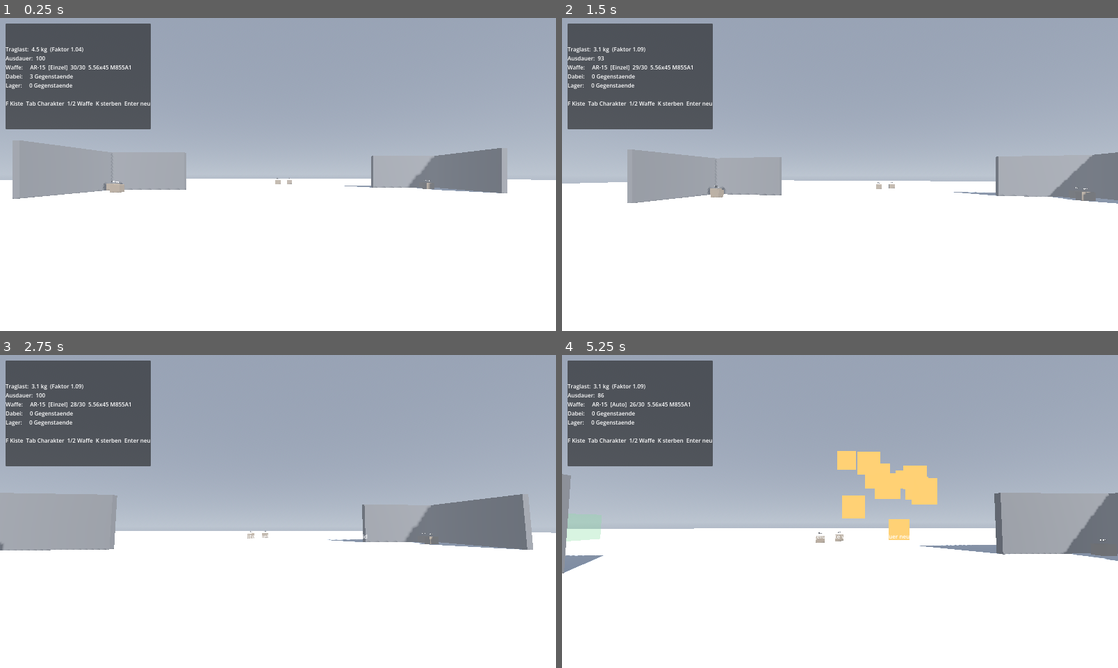
Above: before the commit, frames 1-4 (two rows, left to right).
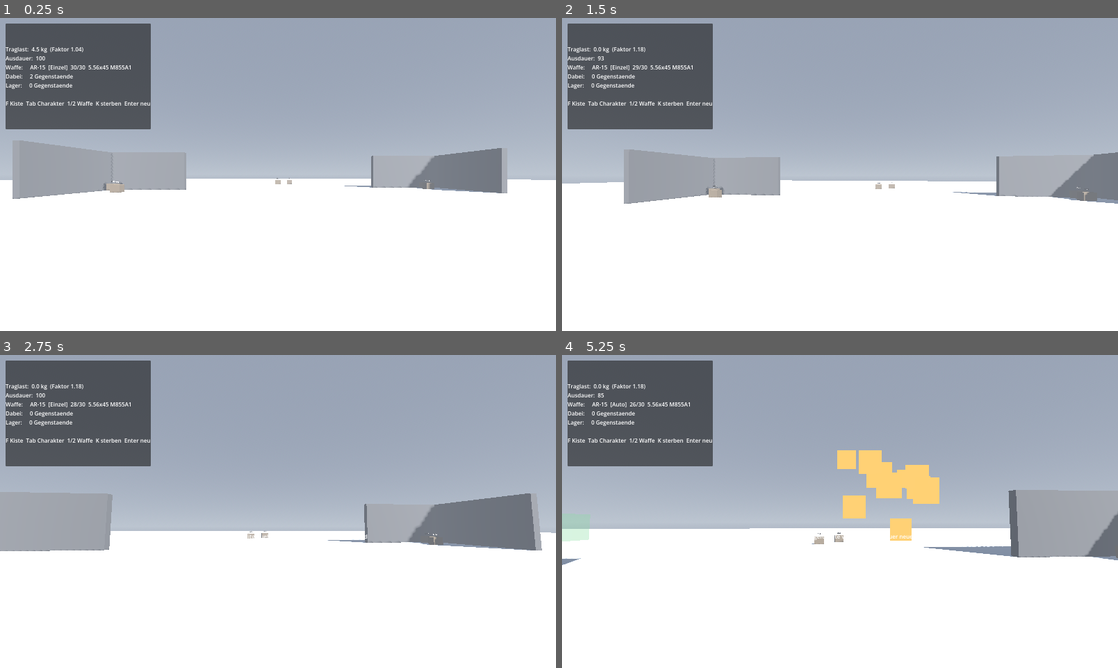
Above: after the commit, the same moments.

Repository: Saturn-Owner/Extraction-Shooter
Game: Godot game, scene res://scenes/levels/raid_eisstadt.tscn
The game is run twice, just before and just after one commit, with the same random seed, the same clock (stepped at 60 frames per second) and the same inputs.
Inputs (mouse positions are in pixels of both pictures, inside the frame that each line leads up to):
- Up to frame 1 (0.25 s): no input
- Up to frame 2 (1.5 s): tap Enter at 0.5 s; move the mouse to (867, 174) at 0.52 s; hold W (move_forward) from 0.53 s (still down); tap K at 0.6 s; click (867, 174) at 0.67 s; tap Space (jump) at 0.77 s; move the mouse to (812, 174) at 1.27 s; tap Ctrl (crouch) at 1.35 s
- Up to frame 3 (2.75 s): keep holding W (move_forward); tap Space (jump) at 1.52 s; tap K at 1.55, 2.3 s; move the mouse to (289, 505) at 2.02 s; press the mouse at (289, 505) at 2.03 s
- Up to frame 4 (5.25 s): keep holding W (move_forward); move the mouse to (834, 517) at 2.77 s; release the mouse at (834, 517) at 2.78 s; tap B (fire_mode) at 2.85 s; click (834, 517) at 2.92 s; tap Space (jump) at 3.02, 3.77, 4.52 s; tap K at 3.05, 3.8, 4.35 s; move the mouse to (878, 514) at 3.52 s; hold Shift (sprint) 3.53-4.28 s; move the mouse to (795, 508) at 4.27 s; move the mouse to (845, 511) at 5.02 s; tap F at 5.1 s; click (845, 511) at 5.17 s

The runs differ from the first frame. In frame 1, less than 0.1% of the frame differs, in the area x 5-6%, y 18-20%; in frame 2, 0.3%; in frame 3, 0.9%; in frame 4, 2.9%, in the area x 0-100%, y 9-70%.

Commit message:
Taschen auf 6x2, und Waffen kommen direkt an den Koerper
Zwoelf Felder statt sechzehn, auf Lucas' Wunsch. Ein Sturmgewehr belegt
davon zehn - es passt hinein, aber danach ist praktisch nichts mehr
uebrig.

DREI FEHLER, DIE DABEI HOCHKAMEN

1. Die Pistole aus der Startausruestung verschwand.

   Die Waffen liefen ueber das Raster und wanderten von dort auf den
   Waffenplatz. Bei zwoelf Feldern belegte das Gewehr zehn, und fuer die
   Pistole war beim Austeilen kein Platz mehr - obwohl das Gewehr eine
   Zeile spaeter ohnehin an den Koerper gewandert waere. Waffen gehen
   jetzt direkt auf die Waffenplaetze.

2. Die Sekundaerwaffe kam bei der Extraction nie im Lager an.

   Gesichert wurde nur, was im Raster lag, plus die Waffe IN DER HAND.
   Alles andere am Koerper fiel durch: Der Spieler ueberlebte, seine
   zweite Waffe nicht. Genau der stille Verlust, den diese Funktion
   verhindern soll.

3. Nach dem Tod blieb alles am Koerper erhalten.

   Geleert wurden Raster und Hand, nicht die Ausruestungsplaetze. Damit
   ueberlebten ausgerechnet Waffen und Ruestung den Tod - "Tod = alles
   weg" waere eine leere Drohung gewesen.

Fehler 2 und 3 stecken seit den Waffenplaetzen drin (82ca250) und waren
bisher unauffaellig, weil Waffen meist im Raster lagen. Mit zwoelf
Feldern liegen sie fast nur noch am Koerper - dann trifft es jeden Raid.
Beide haben jetzt eigene Pruefungen.

Beim Ausraeumen ins Lager wird Platz fuer Platz vorgegangen statt
pauschal geleert: Was nicht ins Lager passt, bleibt am Koerper, statt
vernichtet zu werden.

Geprueft: Gewehr auf Platz 1, Pistole auf Platz 2, beide Munitionssorten
im Raster, 10 von 12 Feldern frei.

Co-Authored-By: Claude Opus 4.8 <noreply@anthropic.com>

Diff:
--- a/scenes/ui/character_window.tscn
+++ b/scenes/ui/character_window.tscn
@@ -109,7 +109,7 @@
 theme_override_font_sizes/font_size = 11
 
 [node name="Raster" type="Control" parent="Layout/Inhalt/Mitte/Inventar"]
-custom_minimum_size = Vector2(140, 460)
+custom_minimum_size = Vector2(350, 130)
 mouse_filter = 1
 script = ExtResource("2_grid_view")
 
--- a/scenes/ui/loot_window.tscn
+++ b/scenes/ui/loot_window.tscn
@@ -84,7 +84,7 @@
 theme_override_colors/font_color = Color(0.62, 0.66, 0.7, 1)
 
 [node name="PlayerView" type="Control" parent="Layout/Columns/Right"]
-custom_minimum_size = Vector2(140, 460)
+custom_minimum_size = Vector2(350, 130)
 mouse_filter = 1
 script = ExtResource("2_grid_view")
 
--- a/scripts/levels/raid_level.gd
+++ b/scripts/levels/raid_level.gd
@@ -63,25 +63,31 @@
 
 func _give_starting_kit() -> void:
 	for entry in STARTING_KIT:
+		var data := ItemRegistry.get_item(entry.id)
+
+		# Waffen kommen direkt an den Koerper, nicht ueber das Raster.
+		#
+		# Frueher liefen sie durch das Inventar und wanderten von dort auf den
+		# Waffenplatz. Seit die Taschen nur noch zwoelf Felder haben, ging die
+		# Pistole dabei still verloren: Das Gewehr belegte zehn davon, und fuer
+		# die Pistole war beim Austeilen kein Platz mehr — obwohl das Gewehr
+		# eine Zeile spaeter ohnehin an den Koerper gewandert waere.
+		if data != null and data.category == ItemData.Category.WEAPON:
+			for i in entry.count:
+				if not _player.assign_weapon(ItemStack.create(entry.id, 1)):
+					push_error("[Raid] Kein Waffenplatz frei fuer %s" % entry.id)
+			continue
+
 		if not _player.inventory.add(entry.id, entry.count):
-			# Nicht stillschweigend schlucken: Ein fehlendes Gewehr faellt
-			# sonst erst auf, wenn jemand im Raid danach sucht.
+			# Nicht stillschweigend schlucken: Fehlende Munition faellt sonst
+			# erst auf, wenn jemand im Raid nachladen will.
 			push_error("[Raid] Startausruestung passt nicht ins Inventar: %s" % entry.id)
 
-	# Gezielt das Gewehr in die Hand nehmen, nicht "irgendeine" Waffe.
-	# get_carried_weapons() garantiert keine Reihenfolge — sobald sich die
-	# Ausruestung aendert, haette man sonst zufaellig die Pistole.
-	var weapons := _player.inventory.get_carried_weapons()
-	var chosen: ItemStack = null
-	for stack in weapons:
-		if stack.item_id == &"weapon_rifle_ar15":
-			chosen = stack
-			break
-	if chosen == null and not weapons.is_empty():
-		chosen = weapons[0]
-
-	if chosen != null:
-		_player.equip_from_inventory(chosen)
+	# Gezielt das Gewehr in die Hand, nicht die zuletzt angelegte Waffe.
+	# assign_weapon() nimmt jede neue Waffe in die Hand — sonst stuende man
+	# mit der Pistole da, nur weil sie in der Liste weiter unten steht.
+	if not _player.select_weapon_slot(ItemData.EquipSlot.PRIMARY):
+		_player.select_weapon_slot(ItemData.EquipSlot.SECONDARY)
 
 
 func _on_window_opened() -> void:
--- a/scripts/player/player_inventory.gd
+++ b/scripts/player/player_inventory.gd
@@ -22,7 +22,7 @@
 
 ## Grösse des Rasters, das man OHNE Ausrüstung hat — die eigenen Taschen.
 ##
-## 16 Felder sind wenig, und das ist der Punkt: Ohne Weste und Rucksack soll
+## 12 Felder sind wenig, und das ist der Punkt: Ohne Weste und Rucksack soll
 ## man kaum etwas mittragen können. Wer mehr will, muss Ausrüstung finden und
 ## anziehen. Das ist die Entscheidung, die ein Extraction-Shooter braucht —
 ## bei 80 Feldern von Anfang an gäbe es sie nicht.
@@ -31,11 +31,11 @@
 ## sein eigenes Innenraster mitbringen; dann wird das hier der nackte
 ## Grundstock, auf den beides addiert wird.
 ##
-## ACHTUNG: Ein Sturmgewehr (5x2) passt nur noch QUER hinein und füllt dann
-## fünf der acht Reihen. Das ist Absicht, aber es heisst auch: Wer zwei
-## Gewehre einpacken will, braucht die Waffenplätze.
-@export var grid_width: int = 2
-@export var grid_height: int = 8
+## ACHTUNG: Ein Sturmgewehr (5x2) belegt zehn dieser zwölf Felder. Es passt
+## also hinein, aber danach ist praktisch nichts mehr übrig. Wer eine zweite
+## Waffe mitnehmen will, braucht die Waffenplätze, nicht die Taschen.
+@export var grid_width: int = 6
+@export var grid_height: int = 2
 
 var grid: InventoryGrid
 
--- a/scripts/raid/raid_manager.gd
+++ b/scripts/raid/raid_manager.gd
@@ -75,8 +75,10 @@
 	if _player == null or _player.inventory == null:
 		return 0
 	var count := _player.inventory.grid.get_item_count()
-	if _player.inventory.equipped_weapon != null:
-		count += 1
+	# Was am Koerper haengt, wird mitgenommen und zaehlt mit — sonst meldet
+	# die Statistik, man sei mit leeren Haenden losgezogen.
+	if _player.equipment != null:
+		count += _player.equipment.get_all_items().size()
 	return count
 
 
@@ -107,6 +109,13 @@
 			_player.inventory.grid_height
 		)
 		_player.inventory.equipped_weapon = null
+
+		# Auch alles am Koerper. Ohne das ueberleben genau die Sachen den Tod,
+		# die man am Koerper traegt — also Waffen und Ruestung, das Wertvollste.
+		# "Tod = alles weg" waere dann eine leere Drohung.
+		if _player.equipment != null:
+			_player.equipment.clear()
+
 		_player.inventory.changed.emit()
 
 	raid_ended.emit(false, 0)
@@ -130,11 +139,27 @@
 	# stiller Verlust, den niemand bemerkt.
 	_player.unload_weapon()
 
-	# Die Waffe in der Hand zuerst — sie ist meist das Wertvollste.
-	if inventory.equipped_weapon != null:
-		if stash.add_item(inventory.equipped_weapon):
-			inventory.equipped_weapon = null
+	# Alles am Koerper zuerst — Waffen und Ruestung sind meist das Wertvollste.
+	#
+	# Frueher stand hier nur die Waffe IN DER HAND. Die zweite Waffe steckte
+	# im Waffenplatz und kam nie im Lager an: Sie ueberlebte den Raid nicht,
+	# obwohl der Spieler heil rauskam. Genau der Verlust, den diese Funktion
+	# verhindern soll.
+	if _player.equipment != null:
+		# Platz fuer Platz statt clear(): Was nicht ins Lager passt, MUSS am
+		# Koerper bleiben. Ein pauschales Leeren wuerde genau die Gegenstaende
+		# vernichten, die gerade nicht untergekommen sind.
+		for slot in Equipment.SLOT_ORDER:
+			var worn := _player.equipment.get_item(slot)
+			if worn == null:
+				continue
+			if not stash.add_item(worn):
+				push_warning("[RaidManager] Lager voll — %s bleibt am Koerper" % worn.item_id)
+				continue
+			_player.equipment.unequip(slot)
 			secured += 1
+
+	inventory.equipped_weapon = null
 
 	for item in inventory.grid.get_all_stacks():
 		if stash.add_item(item):
--- a/tests/verify_loadout.gd
+++ b/tests/verify_loadout.gd
@@ -57,6 +57,13 @@
 
 	var packed: PackedScene = load("res://scenes/player/player.tscn")
 	var player: PlayerController = packed.instantiate()
+
+	# Grosses Raster: Hier geht es um die Waffenplaetze, nicht um Platzmangel.
+	# In den nackten Taschen (6x2) liegen schon zwei Waffen nicht nebeneinander.
+	var inventory: PlayerInventory = player.get_node("Inventory")
+	inventory.grid_width = 10
+	inventory.grid_height = 8
+
 	root.add_child(player)
 	await process_frame
 
--- a/tests/verify_raid.gd
+++ b/tests/verify_raid.gd
@@ -495,11 +495,25 @@
 	var script: GDScript = level.get_script()
 	var kit: Array = script.get("STARTING_KIT")
 
-	# Eine Waffe liegt in der Hand, also einen Eintrag weniger im Raster.
-	var expected: int = kit.size() - 1
+	# Waffen haengen am Koerper, alles andere liegt im Raster. Nichts darf
+	# beim Austeilen verschwinden — genau das ist passiert, als die Taschen
+	# auf zwoelf Felder schrumpften und die Pistole keinen Platz mehr fand.
+	var expected_grid := 0
+	var expected_weapons := 0
+	for entry in kit:
+		var data := ItemRegistry.get_item(entry.id)
+		if data != null and data.category == ItemData.Category.WEAPON:
+			expected_weapons += int(entry.count)
+		else:
+			expected_grid += 1
+
 	var actual := player.inventory.grid.get_item_count()
-	_check(actual == expected,
-		"komplette Startausruestung passt ins Raster (%d von %d)" % [actual, expected])
+	_check(actual == expected_grid,
+		"alles Nichtwaffliche liegt im Raster (%d von %d)" % [actual, expected_grid])
+
+	var worn := player.equipment.get_all_items().size()
+	_check(worn == expected_weapons,
+		"und jede Waffe haengt am Koerper (%d von %d)" % [worn, expected_weapons])
 
 	# Gezielt das Gewehr, nicht irgendeine Waffe.
 	var equipped := player.inventory.equipped_weapon
@@ -670,6 +684,24 @@
 		"auch die gefuehrte Waffe ist im Lager")
 	_check(player.inventory.grid.get_item_count() == 0, "der Spieler traegt nichts mehr")
 	_check(player.inventory.equipped_weapon == null, "und hat keine Waffe mehr in der Hand")
+	_check(player.equipment.get_all_items().is_empty(),
+		"und nichts mehr am Koerper")
+
+	# Die ZWEITE Waffe steckt im Waffenplatz und nie in der Hand. Sie kam
+	# frueher nicht im Lager an: Der Spieler ueberlebte, seine Sekundaerwaffe
+	# nicht.
+	var second := _make_player()
+	await process_frame
+	var second_raid := _make_raid(second)
+	second.assign_weapon(ItemStack.create(&"weapon_rifle_ar15", 1))
+	second.assign_weapon(ItemStack.create(&"weapon_pistol_g17", 1))
+	second.select_weapon_slot(ItemData.EquipSlot.PRIMARY)
+	second_raid.start_raid()
+	second_raid.extract()
+	_check(second_raid.stash.count_items(&"weapon_pistol_g17", true) == 1,
+		"auch die Sekundaerwaffe kommt im Lager an")
+	second_raid.free()
+	second.free()
 
 	raid.free()
 	player.free()
@@ -700,9 +732,18 @@
 	raid.start_raid()
 	_check(player.inventory.grid.get_item_count() > 0, "Spieler hat Beute dabei")
 
+	# Auch etwas am Koerper, nicht nur im Raster.
+	player.assign_weapon(ItemStack.create(&"weapon_pistol_g17", 1))
+	_check(not player.equipment.get_all_items().is_empty(), "und etwas am Koerper")
+
 	raid.die()
 	_check(player.inventory.grid.get_item_count() == 0, "nach dem Tod ist das Inventar leer")
 	_check(player.inventory.equipped_weapon == null, "die gefuehrte Waffe ist weg")
+
+	# Was am Koerper haengt, ueberlebte den Tod frueher — also ausgerechnet
+	# Waffen und Ruestung. "Tod = alles weg" waere damit eine leere Drohung.
+	_check(player.equipment.get_all_items().is_empty(),
+		"auch der Koerper ist leer")
 	_check(raid.stash.get_item_count() == stash_before,
 		"das LAGER bleibt unangetastet (%d)" % raid.stash.get_item_count())
 	_check(raid.stash.count_items(&"ammo_556x45_m995", true) == 30,
